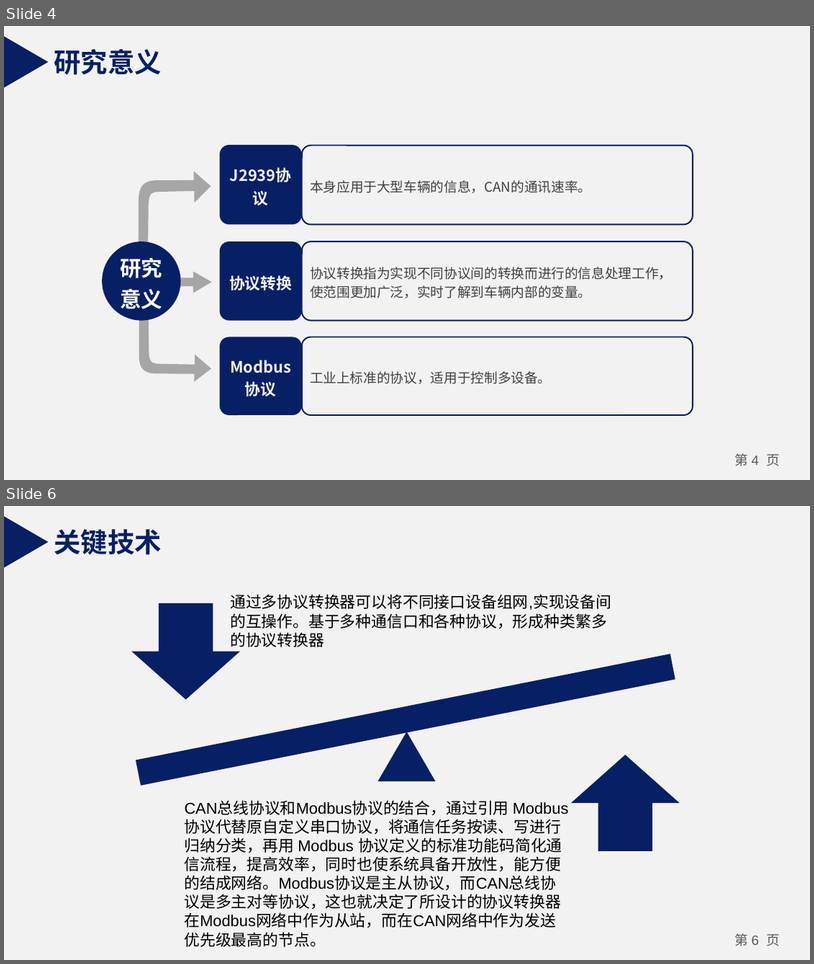
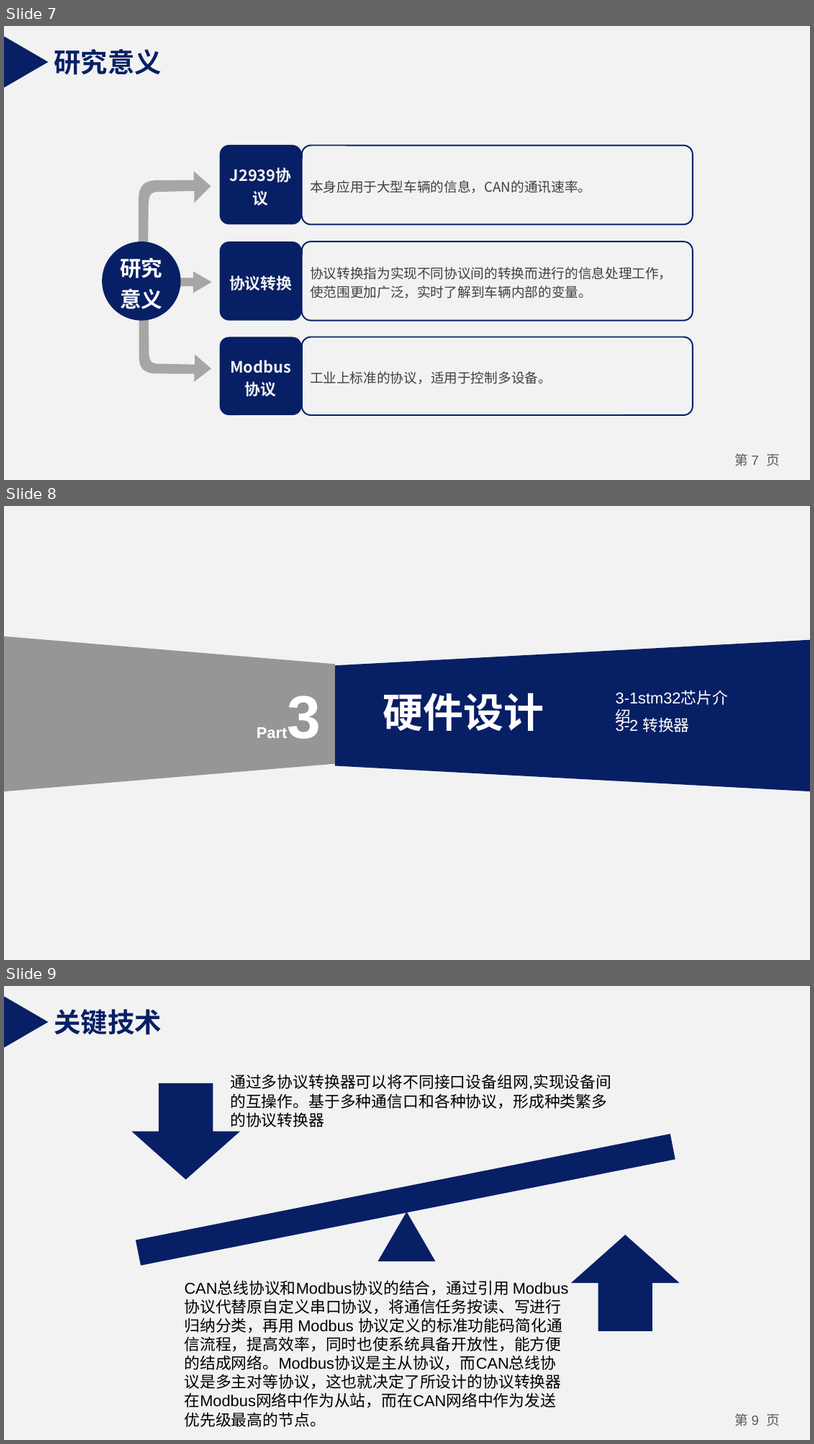
Before and after one commit to zhangjialu1996/20151104829-zjl, a slide deck: 20151104829-zjl-stm32协议转换设计与实现/20151104829张家禄-开题报告.pptx. Shown one above the other, each under a label of ours: slides 4 and 6 before the commit, slides 7, 8 and 9 after it; the slides between them are not shown. The pictures are 814x964 and 814x1444 pixels, drawn with LibreOffice and Linux fonts; fonts in the diff are those of the drawing. Boxes give left, top, right and bottom in pixels: in the first picture for what was removed or moved away, otherwise in the second. Text is boxed around its words. In the diff, an @@ line names an element or a change of style, - is before the commit and + after.

```diff
--- a/20151104829-zjl-stm32协议转换设计与实现/20151104829张家禄-开题报告.pptx
+++ b/20151104829-zjl-stm32协议转换设计与实现/20151104829张家禄-开题报告.pptx
@@ slide 8 added at [4, 506, 810, 960], background #F2F2F2 @@
@@ trapezoid added at [4, 636, 335, 791], fill #808080 at 80% opacity @@
@@ trapezoid added at [335, 639, 810, 791], fill #071F65 @@
@@ text added at [251, 675, 327, 754], 14 pt, text #FFFFFF, bold @@
+Part3
@@ text added at [383, 692, 544, 731], 36 pt, text #FFFFFF, bold @@
+硬件设计
@@ text added at [616, 691, 728, 705], 14 pt, text #FFFFFF @@
+3-1stm32芯片介绍
@@ text added at [616, 717, 689, 732], 14 pt, text #FFFFFF @@
+3-2 转换器
@@ what was slide 4 is now slide 7 @@
@@ page number at [736, 453, 780, 466]: text changed @@
-第 4 页
+第 7 页
@@ what was slide 6 is now slide 9 @@
@@ page number at [736, 1413, 780, 1426]: text changed @@
-第 6 页
+第 9 页
```
Also in this commit, not shown: 4 slides changed, 4 other slides added, 3 slides removed, 1 other file.
